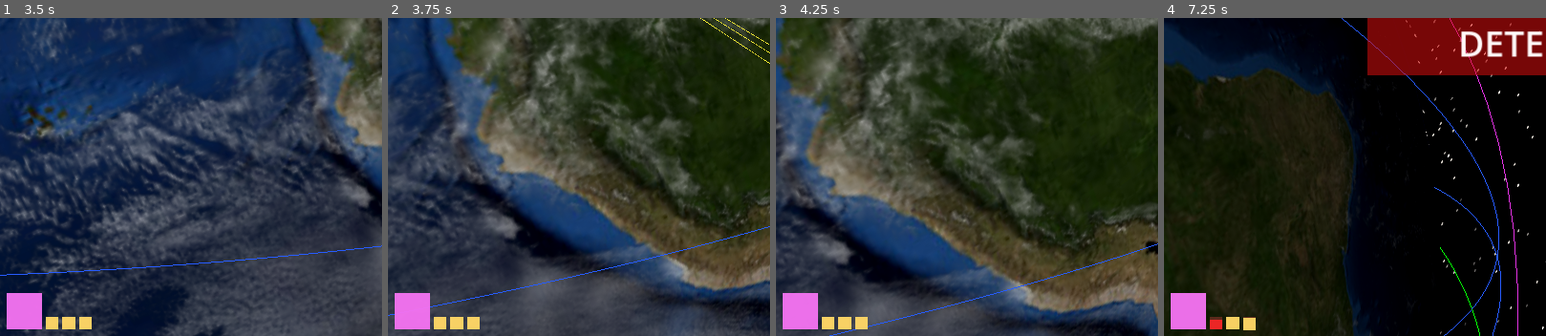
Above: before the commit, frames 1-4 (left to right).
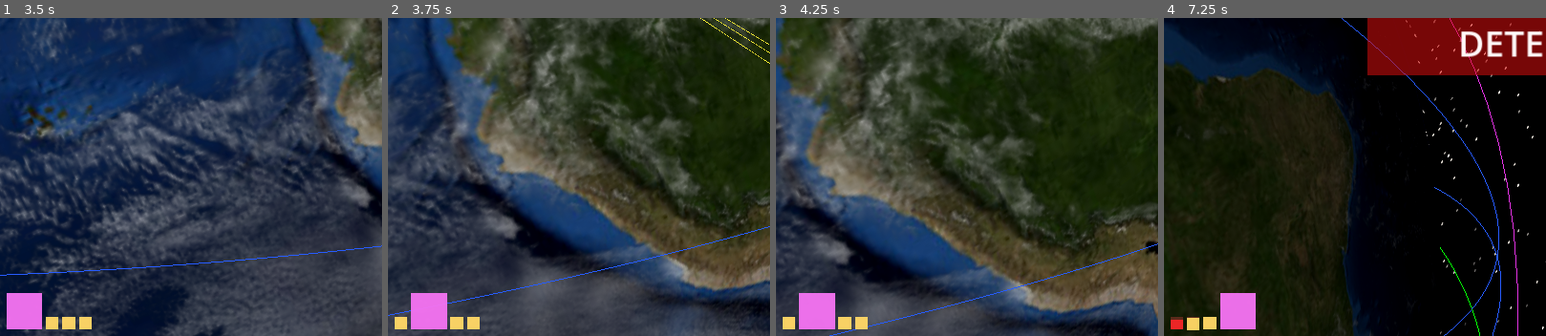
Above: after the commit, the same moments.

Repository: mellenburg/game
Game: Godot game, scene res://scenes/main.tscn
Two runs of this game, one before a commit and one after it. Both use one fixed random seed, a clock stepped at 60 frames per second and the inputs below.
Inputs (mouse positions are % of the whole screen's width and height, from its top left):
- Up to frame 1 (3.5 s): tap Enter at 0.5 s; move the mouse to (55, 50) at 0.52 s; hold W (move_forward) from 0.53 s (still down); tap J (add_decaying_enemy) at 0.6 s; move the mouse to (45, 50) at 1.27 s; tap B (add_enemies) at 1.35 s; move the mouse to (52, 48) at 2.02 s; tap M (add_meteorites) at 2.1 s; move the mouse to (49, 52) at 2.77 s; tap N (add_satellite) at 2.85 s
- Up to frame 2 (3.75 s): keep holding W (move_forward); move the mouse to (57, 51) at 3.52 s; hold T (planning_advance) from 3.53 s (still down)
- Up to frame 3 (4.25 s): keep holding W (move_forward); keep holding T (planning_advance)
- Up to frame 4 (7.25 s): move the mouse to (42, 49) at 4.27 s; release T (planning_advance) at 4.28 s; tap one key every 0.75 s from 4.35 s: G (planning_retard) R (remove_satellite) Tab (select_next) I (start_meteorite_wave); move the mouse to (51, 50) at 5.02 s; move the mouse to (46, 48) at 5.77 s; release W (move_forward) at 5.78 s; hold D (move_right) 5.78-6.53 s; move the mouse to (55, 50) at 6.52 s; hold W (move_forward) from 6.53 s (still down)
The pictures show only the part of the screen within x 0-50%, y 50-100%; the shares and areas given below are measured in that part.

Frame 1 is identical in both runs. In frame 2, 1.0% of the frame differs, in the area x 1-16%, y 86-98%; in frame 3, 1.0%; in frame 4, 2.3%, in the area x 1-24%, y 86-99%.

Commit message:
Sort enemy roster by predicted time-to-impact
Bodies with the smallest time-to-impact-on-Earth land in the top-left
slot of the bottom-strip roster so the most urgent threats are the
first thing the operator sees. Non-impacting orbital enemies all tie
at INF and fall to the tail in stable instance-id order so they don't
shuffle visually between HUD refreshes.

Horizon is set to 2 hours (vs. the laser's default 30-minute window):
meteorites spawn at 40–70 000 km altitude moving inward at 4–7 km/s,
so a tighter horizon would tie every freshly-spawned body at INF and
the sort would degenerate to instance-id order until they got close.
60 sec step granularity is plenty for ranking purposes.

https://claude.ai/code/session_01TriXTcCxX5Qj8cEsKUxNmT

Diff:
--- a/godot/scripts/hud.gd
+++ b/godot/scripts/hud.gd
@@ -183,7 +183,7 @@
 	var players: Array[Satellite] = []
 	var enemies: Array[Satellite] = []
 	var player_selected_in_roster: int = -1
-	var enemy_selected_in_roster: int = -1
+	var selected_enemy: Satellite = null
 
 	for i in range(satellites.size()):
 		var sat: Satellite = satellites[i]
@@ -191,15 +191,66 @@
 			continue
 		if sat.team == Satellite.TEAM_ENEMY:
 			if i == selected_idx:
-				enemy_selected_in_roster = enemies.size()
+				selected_enemy = sat
 			enemies.append(sat)
 		else:
 			if i == selected_idx:
 				player_selected_in_roster = players.size()
 			players.append(sat)
 
+	enemies = _sort_enemies_by_impact_urgency(enemies)
+	# Recompute the selected-enemy index after the sort so the green
+	# selection tint follows the satellite, not its old slot.
+	var enemy_selected_in_roster: int = -1
+	if selected_enemy != null:
+		enemy_selected_in_roster = enemies.find(selected_enemy)
+
 	_render_player_roster(players, player_selected_in_roster)
 	_render_enemy_roster(enemies, enemy_selected_in_roster)
+
+
+# Sort enemies so the body with the smallest predicted time-to-impact
+# on Earth lands in the top-left slot of the bottom-strip roster, with
+# the rest descending by urgency. Bodies whose current trajectory does
+# not intersect the surface (regular orbital enemies) all share INF and
+# fall to the tail; the instance-id tiebreaker keeps their relative
+# order stable across HUD refreshes so they don't shuffle visually.
+# Time-to-impact is sampled once per body, not per comparison, so the
+# sort is O(n log n) comparisons over O(n) propagation clones.
+#
+# Horizon is generous (2 hours) and step is coarse (60 sec): meteorite
+# storms spawn at 40–70 000 km altitude at 4–7 km/s inward, so a tighter
+# horizon would tie every freshly-spawned body at INF and the sort would
+# degenerate to instance-id order until they got close. 60 sec
+# resolution is plenty for ranking — the difference between two bodies
+# usually runs into hundreds of seconds.
+const ENEMY_TTI_HORIZON_SEC: float = 7200.0
+const ENEMY_TTI_STEP_SEC: float = 60.0
+
+
+func _sort_enemies_by_impact_urgency(
+	enemies: Array[Satellite]
+) -> Array[Satellite]:
+	if enemies.size() <= 1:
+		return enemies
+	var pairs: Array[Dictionary] = []
+	for sat in enemies:
+		pairs.append({
+			"sat": sat,
+			"tti": sat.orbit.time_to_impact(
+				ENEMY_TTI_HORIZON_SEC, ENEMY_TTI_STEP_SEC
+			),
+			"id": sat.get_instance_id(),
+		})
+	pairs.sort_custom(func(a: Dictionary, b: Dictionary) -> bool:
+		if a["tti"] != b["tti"]:
+			return a["tti"] < b["tti"]
+		return a["id"] < b["id"]
+	)
+	var sorted: Array[Satellite] = []
+	for pair: Dictionary in pairs:
+		sorted.append(pair["sat"])
+	return sorted
 
 
 func _render_player_roster(sats: Array[Satellite], selected: int) -> void:
